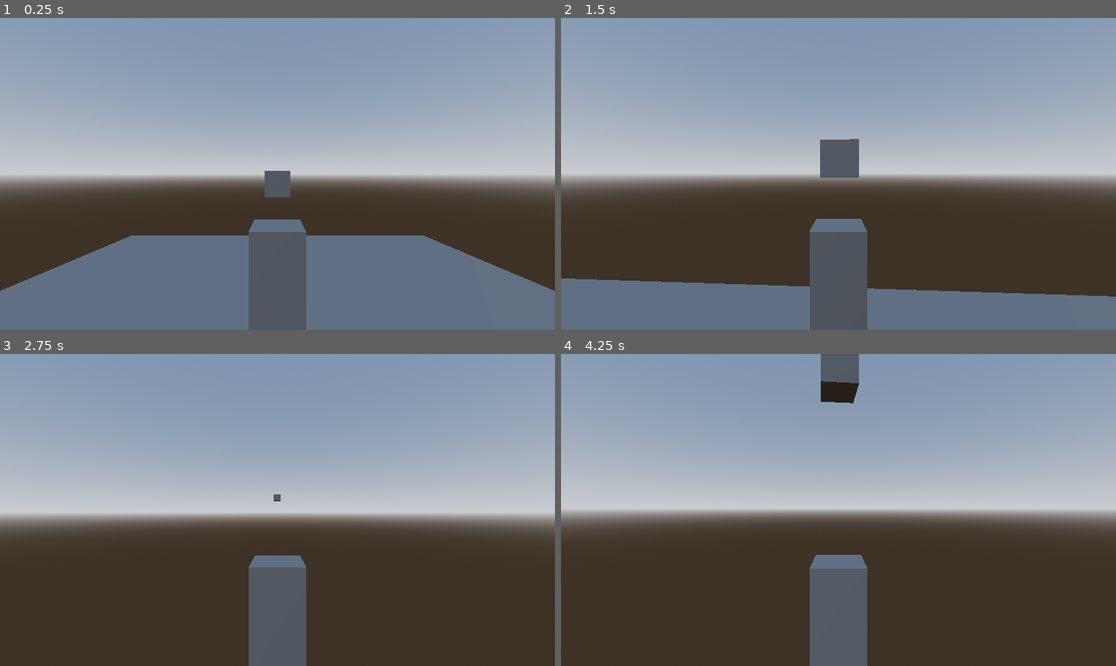
Above: before the commit, frames 1-4 (two rows, left to right).
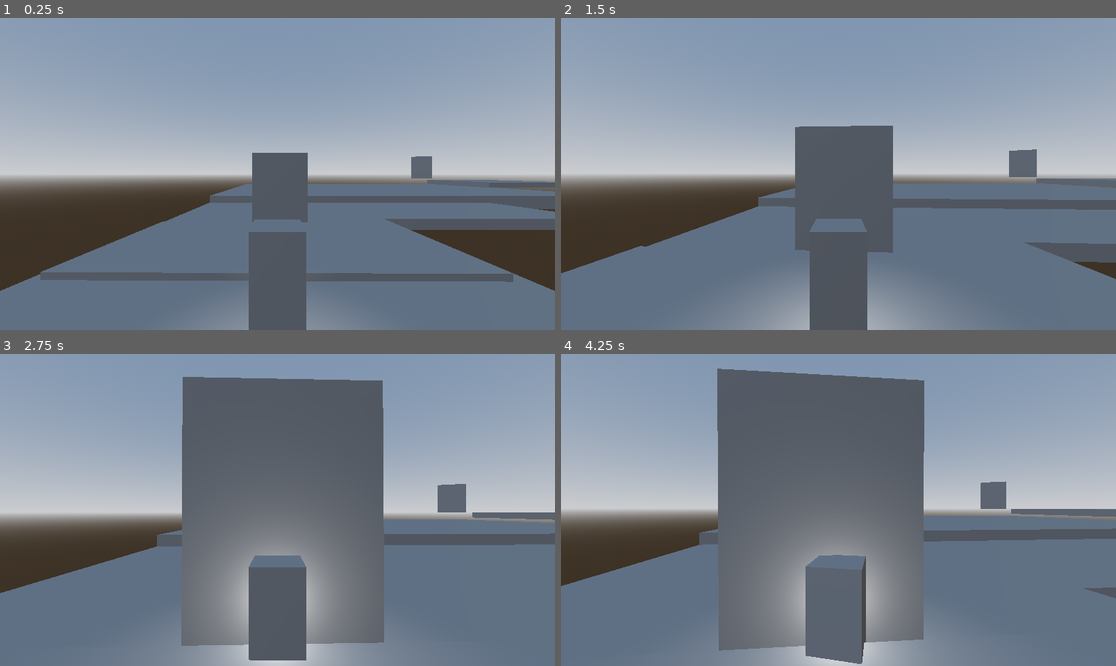
Above: after the commit, the same moments.

Repository: p-rint/A-Link-Between-Worlds
Game: Godot game, scene res://main.tscn
The game is run twice, just before and just after one commit, with the same random seed, the same clock (stepped at 60 frames per second) and the same inputs.
Inputs (mouse positions are in pixels of both pictures, inside the frame that each line leads up to):
- Up to frame 1 (0.25 s): no input
- Up to frame 2 (1.5 s): tap Enter (ui_accept) at 0.5, 0.77 s; move the mouse to (866, 174) at 0.52 s; hold W (Up) from 0.53 s (still down); tap E (GrabBlock) at 0.6 s; move the mouse to (810, 174) at 1.27 s; tap Tab (Tab) at 1.35 s
- Up to frame 3 (2.75 s): keep holding W (Up); tap Enter (ui_accept) at 1.52 s; move the mouse to (288, 503) at 2.02 s; click (288, 503) at 2.1 s
- Up to frame 4 (4.25 s): keep holding W (Up); move the mouse to (832, 516) at 2.77 s; tap E (GrabBlock) at 2.85 s; tap Enter (ui_accept) at 3.02, 3.77 s; move the mouse to (877, 513) at 3.52 s; hold Tab (Tab) from 3.53 s (still down)

The runs differ from the first frame. In frame 1, 13% of the frame differs, in the area x 7-100%, y 43-100%; in frame 2, 30%; in frame 3, 55%; in frame 4, 58%, in the area x 0-100%, y 0-100%.

Commit message:
Finished up pressure plates sys, Began working on a map
finalized pressure plate system
Added door collisions

beginning working on map (simple map with 2 working doors)
Added a poitnlight on the char

Diff:
--- a/Pressure_door.tscn
+++ b/Pressure_door.tscn
@@ -1,13 +1,18 @@
-[gd_scene load_steps=3 format=3 uid="uid://dgue2fvxktar7"]
+[gd_scene load_steps=4 format=3 uid="uid://dgue2fvxktar7"]
 
 [ext_resource type="Script" uid="uid://un342j5m88wh" path="res://door.gd" id="1_8de7a"]
 
 [sub_resource type="BoxMesh" id="BoxMesh_lquwl"]
 
-[node name="PressureDoor" type="Node3D"]
+[sub_resource type="BoxShape3D" id="BoxShape3D_8de7a"]
+
+[node name="StaticBody3D" type="StaticBody3D"]
 script = ExtResource("1_8de7a")
 
 [node name="Mesh" type="MeshInstance3D" parent="."]
-transform = Transform3D(3, 0, 0, 0, 4, 0, 0, 0, 1, 0, 0, 0)
+transform = Transform3D(0.75, 0, 0, 0, 1, 0, 0, 0, 0.25, 0, 0, 0)
 mesh = SubResource("BoxMesh_lquwl")
-skeleton = NodePath("../..")
+
+[node name="CollisionShape3D" type="CollisionShape3D" parent="."]
+transform = Transform3D(0.75, 0, 0, 0, 1, 0, 0, 0, 0.25, 0, 0, 0)
+shape = SubResource("BoxShape3D_8de7a")
--- a/Pressure_plate.gd
+++ b/Pressure_plate.gd
@@ -10,9 +10,3 @@
 # Called every frame. 'delta' is the elapsed time since the previous frame.
 func _process(delta: float) -> void:
 	pass
-
-
-func _on_area_entered(area: Area3D) -> void:
-	if area.get_parent().name == "Block":
-		print("Yeah")
-		plateFunction.call()
--- a/door.gd
+++ b/door.gd
@@ -1,17 +1,45 @@
-extends Node3D
+extends StaticBody3D
 
 @export var plate : Area3D
 
+var active = false
+@onready var collider: CollisionShape3D = $CollisionShape3D
+
+
 # Called when the node enters the scene tree for the first time.
 func _ready() -> void:
-	plate.plateFunction = doorFunction
+	plate.plateFunction = doorActivate
 
 
 # Called every frame. 'delta' is the elapsed time since the previous frame.
 func _process(delta: float) -> void:
-	pass
+	checkOverlaps()
 
 
-func doorFunction() -> void:
+func doorActivate() -> void:
+	active = true
 	print("noor!!!")
 	visible = false
+	collider.disabled = true
+
+func doorDisable() -> void:
+	active = false
+	print("denoor!!!")
+	visible = true
+	collider.disabled = false
+
+
+func checkOverlaps() -> void:
+	var overlaps = plate.get_overlapping_areas()
+	var found = false
+	for i in overlaps:
+
+		if i.get_parent().name == "Block":
+			found = true
+
+	if found:
+		if not active:
+			doorActivate()
+	else:
+		if active:
+			doorDisable()
--- a/main.tscn
+++ b/main.tscn
@@ -35,10 +35,19 @@
 use_collision = true
 
 [node name="CSGBox3D" type="CSGBox3D" parent="Map/CSGCombiner3D"]
-size = Vector3(20, 1, 20)
+transform = Transform3D(1, 0, 0, 0, 1, 0, 0, 0, 1, 0, 0, -13.5)
+size = Vector3(20, 1, 71)
+
+[node name="CSGBox3D2" type="CSGBox3D" parent="Map/CSGCombiner3D"]
+transform = Transform3D(1, 0, 0, 0, 1, 0, 0, 0, 1, 10.5, 0, -34)
+size = Vector3(41, 1, 46)
+
+[node name="CSGBox3D3" type="CSGBox3D" parent="Map/CSGCombiner3D"]
+transform = Transform3D(1, 0, 0, 0, 1, 0, 0, 0, 1, 20.5, 0.5, -39.5)
+size = Vector3(61, 2, 35)
 
 [node name="Player" type="CharacterBody3D" parent="."]
-transform = Transform3D(1, 0, 0, 0, 1, 0, 0, 0, 1, 0, 3, 0)
+transform = Transform3D(1, 0, 0, 0, 1, 0, 0, 0, 1, 0, 3, 4)
 script = ExtResource("1_ig7tw")
 
 [node name="Character" type="Node3D" parent="Player"]
@@ -61,27 +70,29 @@
 [node name="GrabPoint" type="Node3D" parent="Player/CamPivot"]
 transform = Transform3D(1, 0, 0, 0, 1, 0, 0, 0, 1, 0, 2.2713933, -3.1094463)
 
+[node name="OmniLight3D" type="OmniLight3D" parent="Player"]
+
 [node name="Blocks" type="Node3D" parent="."]
 
 [node name="Block" parent="Blocks" instance=ExtResource("3_1bvp3")]
-transform = Transform3D(1, 0, 0, 0, 1, 0, 0, 0, 1, 0, 4.60692, -4.3706303)
+transform = Transform3D(1, 0, 0, 0, 1, 0, 0, 0, 1, 5, 4.60692, 5.6293697)
 
 [node name="Door1" type="Node3D" parent="."]
-transform = Transform3D(3, 0, 0, 0, 3, 0, 0, 0, 3, 0, 0.75720644, 8.282942)
+transform = Transform3D(3, 0, 0, 0, 3, 0, 0, 0, 3, 0, 0.75720644, -9.717058)
 
 [node name="PressurePlate" parent="Door1" instance=ExtResource("4_lquwl")]
-transform = Transform3D(0.9999945, 0.00331612, 0, -0.00331612, 0.9999945, 0, 0, 0, 1, 1.3207691, 0.0020379722, -1.0687943)
+transform = Transform3D(6.0499277, 0.003348637, 0, -0.020062394, 1.0098002, 0, 0, 0, 2.75, -0.012564262, 0.0020379722, 1.9312057)
 
 [node name="PressureDoor" parent="Door1" node_paths=PackedStringArray("plate") instance=ExtResource("5_7mycd")]
-transform = Transform3D(0.33333153, 0.0011053731, 0, -0.0011053731, 0.33333153, 0, 0, 0, 0.3333333, 1.2291245, 0.5637779, 0.112718105)
+transform = Transform3D(2, 0, 0, 0, 2, 0, 0, 0, 2, 0.06666668, 0.89733326, 0.112999916)
 plate = NodePath("../PressurePlate")
 
 [node name="Door2" type="Node3D" parent="."]
-transform = Transform3D(3, 0, 0, 0, 3, 0, 0, 0, 3, -9.366557, 0.75720644, 8.282942)
+transform = Transform3D(3, 0, 0, 0, 3, 0, 0, 0, 3, 39, 3.7572064, -47.717056)
 
 [node name="PressurePlate" parent="Door2" instance=ExtResource("4_lquwl")]
-transform = Transform3D(0.9999945, 0.00331612, 0, -0.00331612, 0.9999945, 0, 0, 0, 1, 1.9754493, 0.0020379722, -1.0687943)
+transform = Transform3D(4.3245, 0, 0, 0, 2.79, 0, 0, 0, 4.3245, 0, -0.25074685, 6)
 
 [node name="PressureDoor" parent="Door2" node_paths=PackedStringArray("plate") instance=ExtResource("5_7mycd")]
-transform = Transform3D(0.33333153, 0.0011053731, 0, -0.0011053731, 0.33333153, 0, 0, 0, 0.3333333, 1.2291245, 0.5637779, 0.112718105)
+transform = Transform3D(1.7320508, 0, -1, 0, 2, 0, 1, 0, 1.7320508, 0.06666756, 0.89733326, 0.112999916)
 plate = NodePath("../PressurePlate")
